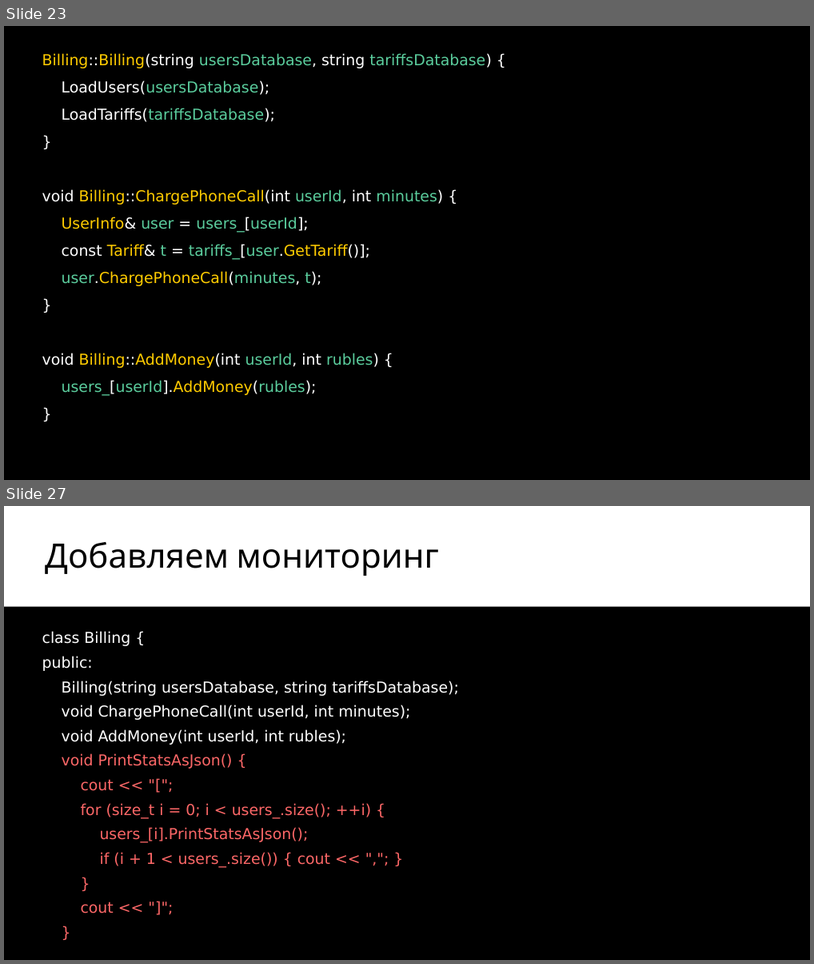
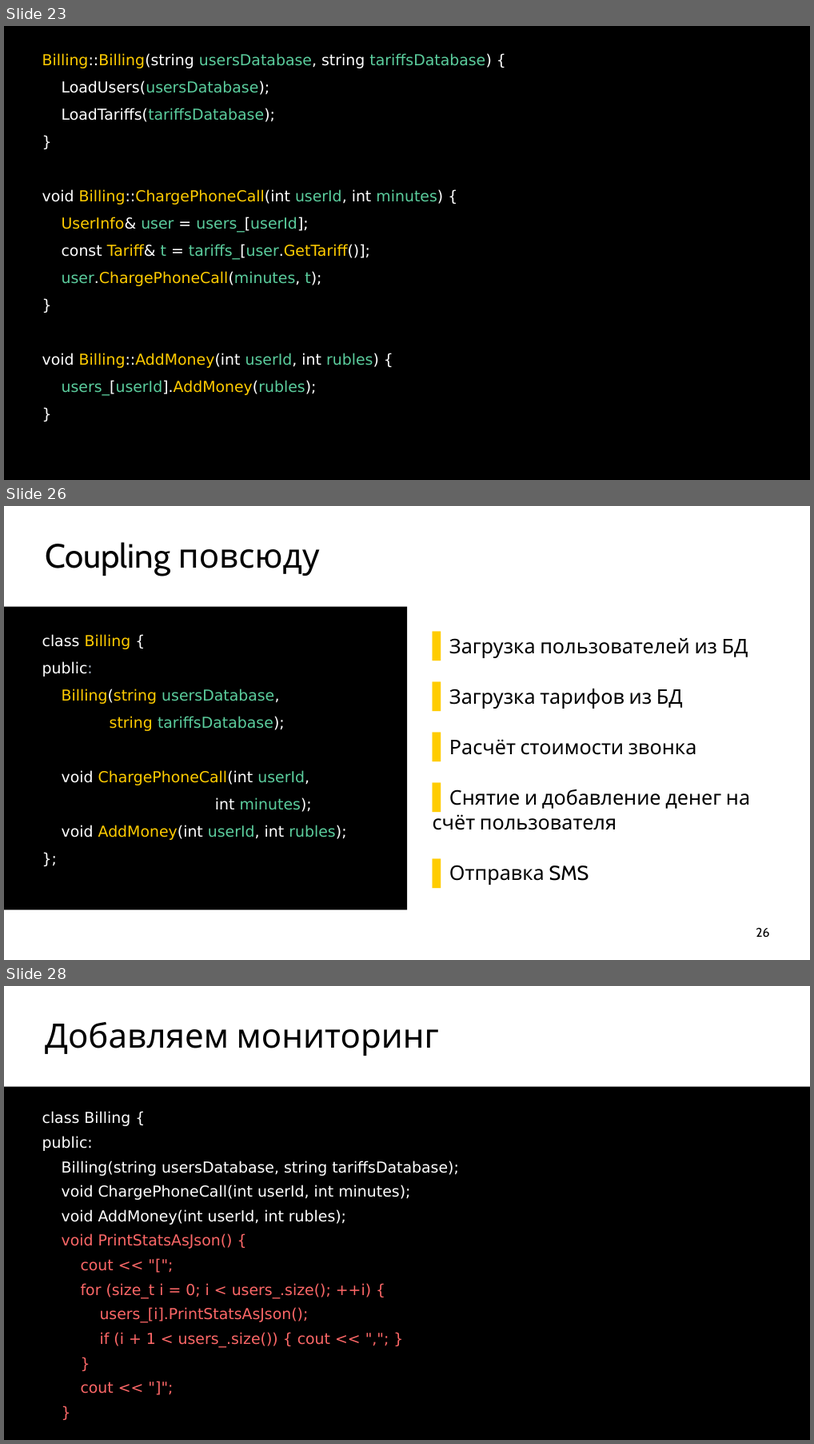
Before and after one commit to ishfb/cpprus17, a slide deck: slides.pptx. Shown one above the other, each under a label of ours: slides 23 and 27 before the commit, slides 23, 26 and 28 after it; the slides between them are not shown. The pictures are 814x964 and 814x1444 pixels, drawn with LibreOffice and Linux fonts; fonts in the diff are those of the drawing. Boxes give left, top, right and bottom in pixels: in the first picture for what was removed or moved away, otherwise in the second. Text is boxed around its words. In the diff, an @@ line names an element or a change of style, - is before the commit and + after.

```diff
--- a/slides.pptx
+++ b/slides.pptx
@@ slide 26 added at <box>4,506,810,960</box>, background #FFFFFF @@
@@ title added at <box>45,542,320,576</box>, 80 pt, text #000000 @@
+Coupling повсюду
@@ text added at <box>4,607,407,910</box>, fill #000000, 36 pt, text #5BCD9D @@
+class Billing {
+public:
+Billing(string usersDatabase,
+string tariffsDatabase);
+void ChargePhoneCall(int userId,
+int minutes);
+void AddMoney(int userId, int rubles);
+};
@@ text added at <box>433,638,750,884</box>, 48 pt, text #000000 @@
+  ▌ Загрузка пользователей из БД
+  ▌ Загрузка тарифов из БД
+  ▌ Расчёт стоимости звонка
+  ▌ Снятие и добавление денег на счёт пользователя
+  ▌ Отправка SMS
@@ page number added at <box>756,927,770,936</box>, 30 pt, text #000000 @@
+26
@@ what was slide 27 is now slide 28 @@
```
Also in this commit, not shown: 3 slides changed, 1 other slide added, 1 slide removed, 1 other file.
